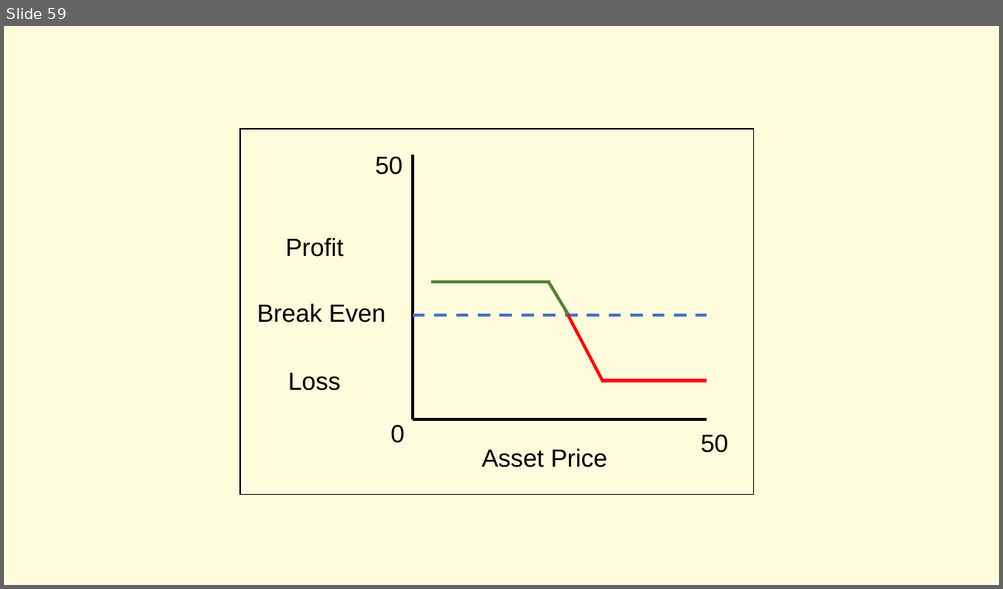
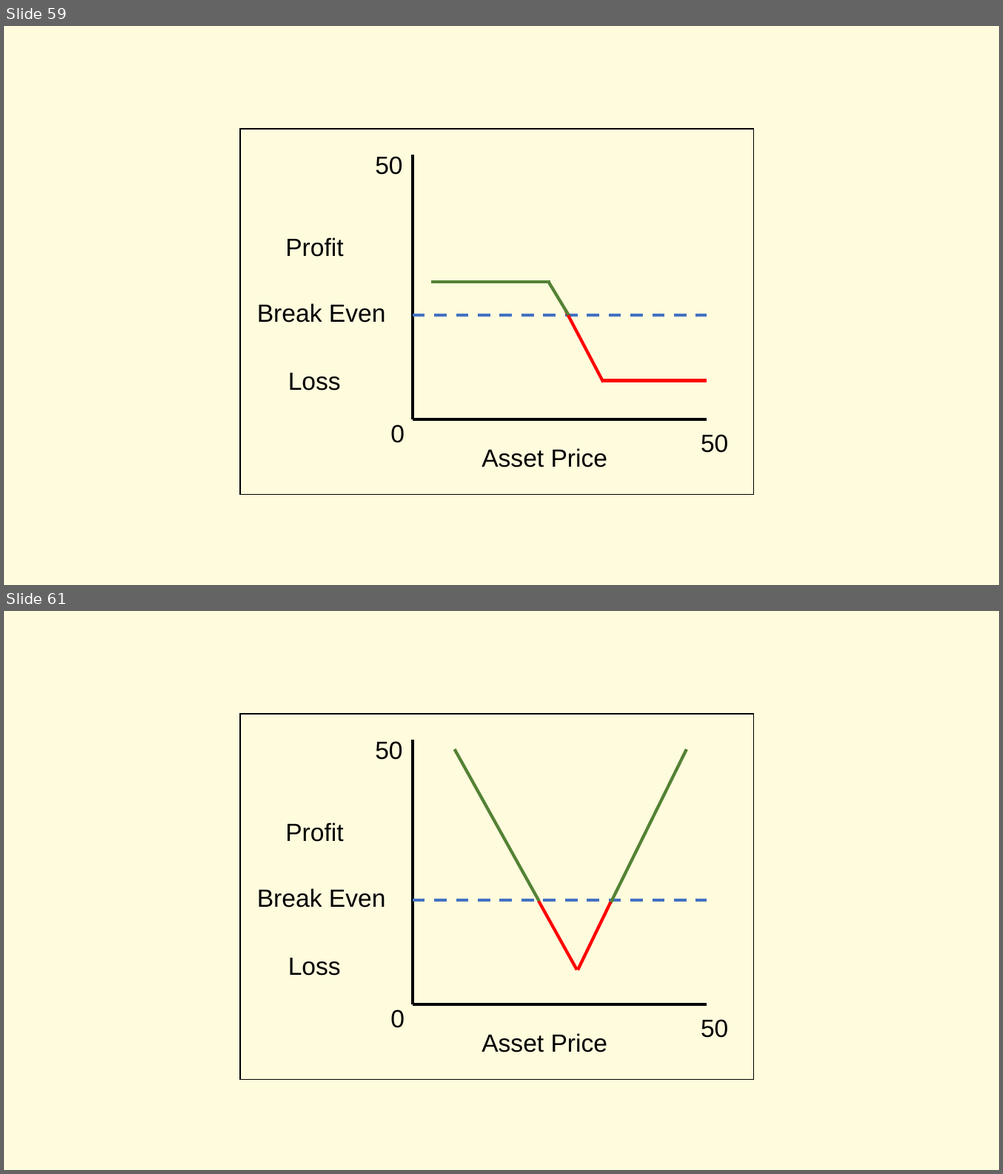
Before and after one commit to shoeb072022/SkeptiBullData, a slide deck: Power Point/skeptibull new [Autosaved].pptx. Shown one above the other, each under a label of ours: slide 59 before the commit, slides 59 and 61 after it; the slides between them are not shown. The pictures are 1003x589 and 1003x1174 pixels, drawn with LibreOffice and Linux fonts; fonts in the diff are those of the drawing. Boxes give left, top, right and bottom in pixels: in the first picture for what was removed or moved away, otherwise in the second. Text is boxed around its words. In the diff, an @@ line names an element or a change of style, - is before the commit and + after.

```diff
--- a/Power Point/skeptibull new [Autosaved].pptx
+++ b/Power Point/skeptibull new [Autosaved].pptx
@@ slide 61 added at (4,611,999,1170), background #FFFBDD @@
@@ rectangle added at (240,714,753,1079), outline #000000 1 pt @@
@@ text added at (375,741,402,760), 24 pt, text #000000 @@
+50
@@ line added from (412, 740) to (412, 1005), #000000 3 pt @@
@@ line added from (455, 749) to (539, 901), #548235 3 pt @@
@@ line added from (687, 749) to (611, 903), #548235 3 pt @@
@@ text added at (285,823,343,842), 24 pt, text #000000 @@
+Profit
@@ text added at (257,889,386,908), 24 pt, text #000000 @@
+Break Even
@@ line added from (412, 900) to (707, 900), #4472C4 3 pt dashed @@
@@ line added from (538, 901) to (577, 970), #FF0000 3 pt @@
@@ line added from (611, 903) to (578, 971), #FF0000 3 pt @@
@@ text added at (288,958,341,976), 24 pt, text #000000 @@
+Loss
@@ text added at (390,1010,404,1028), 24 pt, text #000000 @@
+0
@@ line added from (707, 1004) to (412, 1004), #000000 3 pt @@
@@ text added at (700,1019,728,1038), 24 pt, text #000000 @@
+50
@@ text added at (481,1034,608,1053), 24 pt, text #000000 @@
+Asset Price
```
Also in this commit, not shown: 5 other slides added, 39 other files.
